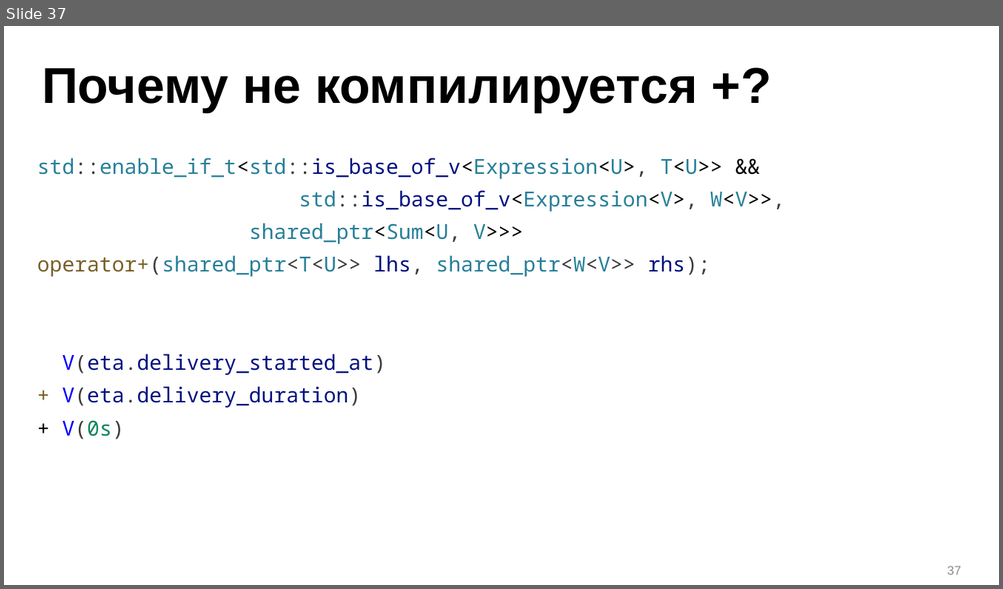
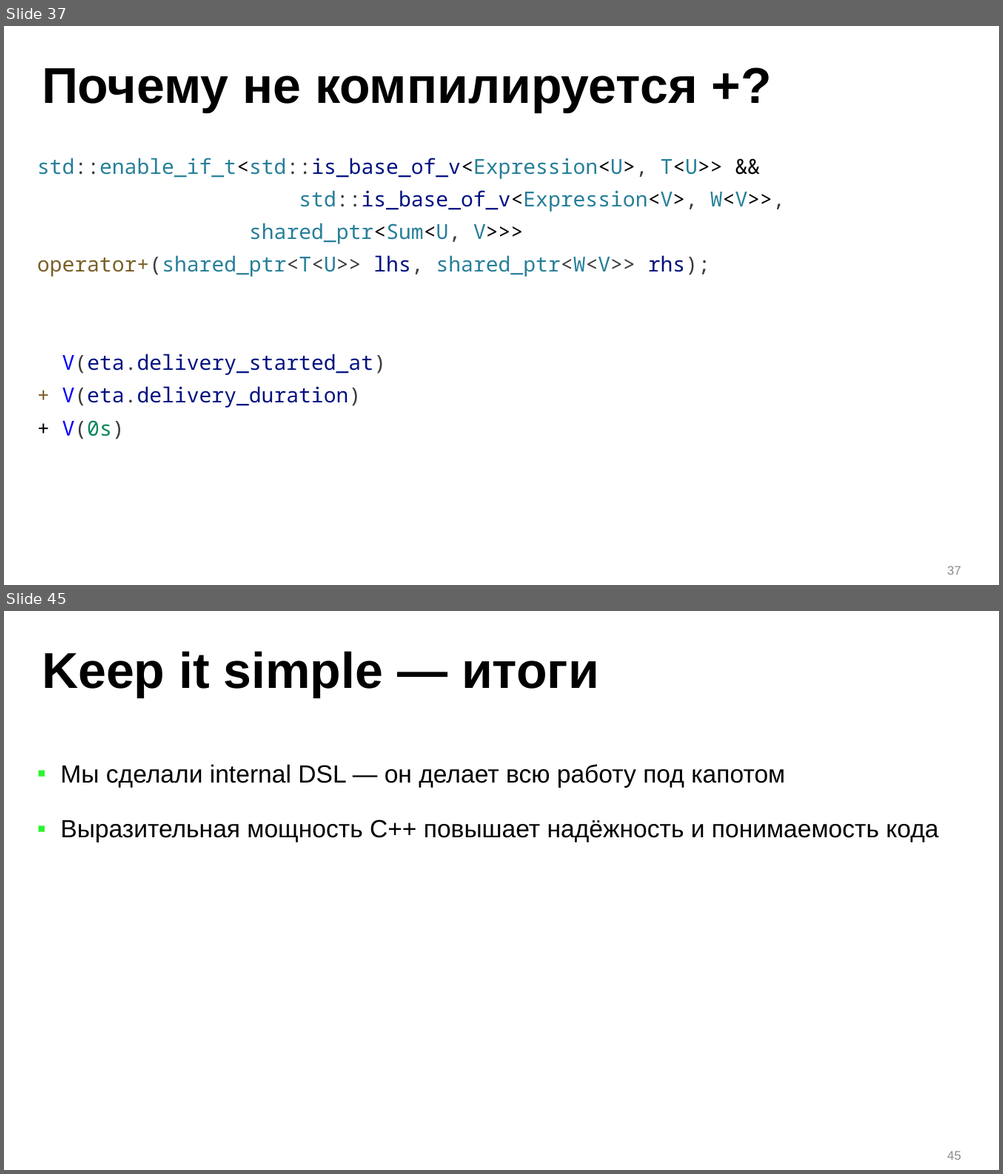
Before and after one commit to ishfb/zcc23, a slide deck: slides_new.pptx. Shown one above the other, each under a label of ours: slide 37 before the commit, slides 37 and 45 after it; the slides between them are not shown. The pictures are 1003x589 and 1003x1174 pixels, drawn with LibreOffice and Linux fonts; fonts in the diff are those of the drawing. Boxes give left, top, right and bottom in pixels: in the first picture for what was removed or moved away, otherwise in the second. Text is boxed around its words. In the diff, an @@ line names an element or a change of style, - is before the commit and + after.

```diff
--- a/slides_new.pptx
+++ b/slides_new.pptx
@@ slide 45 added at box(4, 611, 999, 1170), background #FFFFFF @@
@@ title added at box(42, 651, 599, 698), 48.6 pt, text #000000, bold @@
+Keep it simple — итоги
@@ text added at box(60, 764, 938, 843), 24 pt, text #000000 @@
+▪ Мы сделали internal DSL — он делает всю работу под капотом
+▪ Выразительная мощность С++ повышает надёжность и понимаемость кода
@@ page number added at box(947, 1151, 961, 1160), 12 pt, text #8C8C8C @@
+45
```
Also in this commit, not shown: 10 other slides added.
